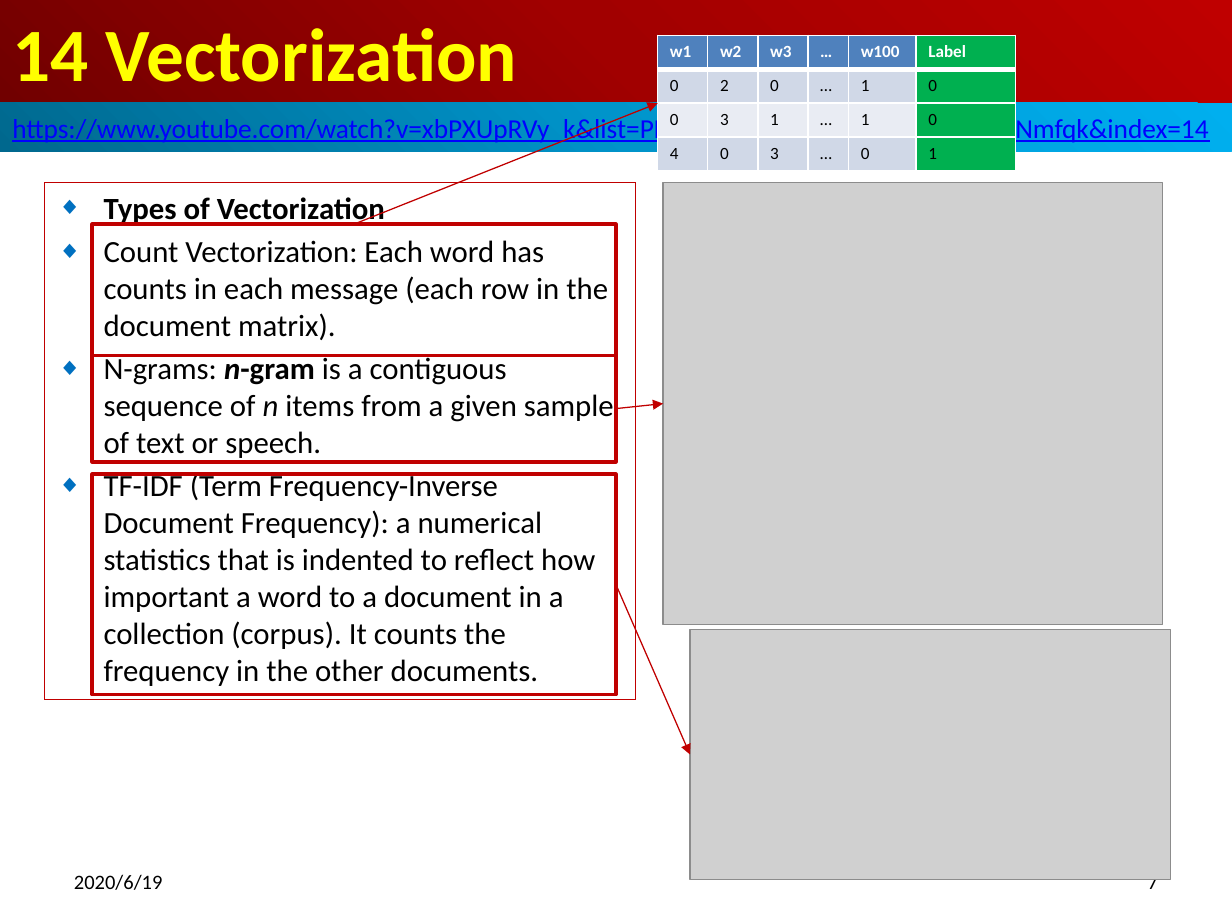
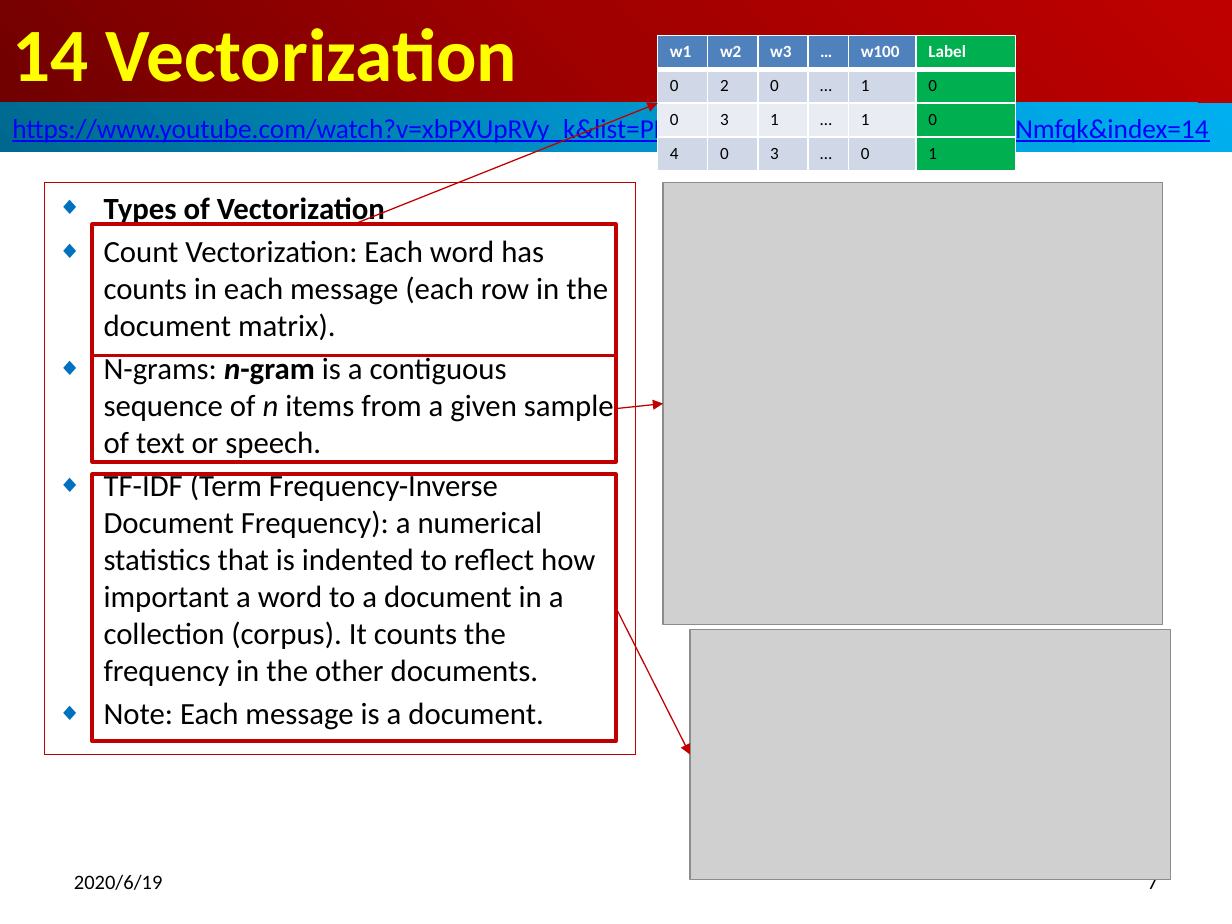
Before and after one commit to peterhchen/500_NLP_NLTK, a slide deck: slide 7 of 14_Vectorization.pptx. Drawn at 1232x924 pixels with LibreOffice and Linux fonts; fonts in the diff are those of the drawing; grey boxes stand for pictures. Boxes give left, top, right and bottom in pixels: in the first picture for what was removed or moved away, otherwise in the second. Text is boxed around its words. In the diff, an @@ line names an element or a change of style, - is before the commit and + after.

```diff
--- a/14_Vectorization.pptx
+++ b/14_Vectorization.pptx
@@ subtitle "Types of Vectorization": place and size @@
-subtitle "Types of Vectorization" at (46, 182, 636, 700)
+subtitle "Types of Vectorization" at (46, 182, 636, 754)
@@ rectangle: place and size @@
-rectangle at (92, 474, 616, 695)
+rectangle at (92, 474, 616, 742)
@@ arrow moved from (616, 584) - (690, 754) to (616, 607) - (690, 754) @@
@@ subtitle at (104, 702, 543, 730): paragraph added @@
+◆ Note: Each message is a document.
```
Also in this commit, not shown: 5 other files.
